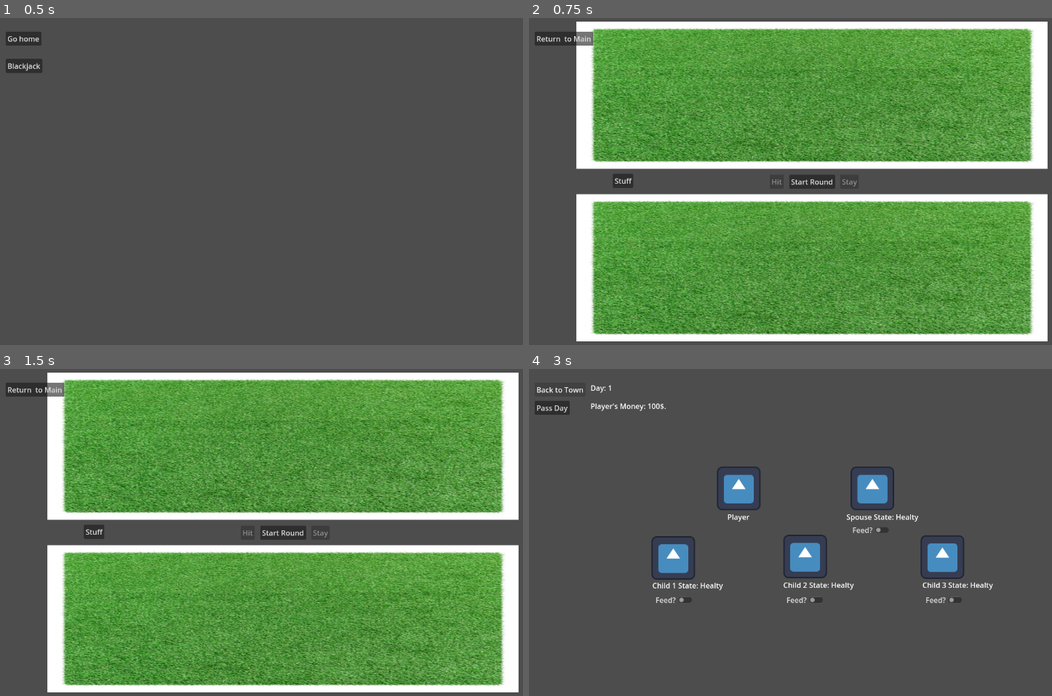
Above: before the commit, frames 1-4 (two rows, left to right).
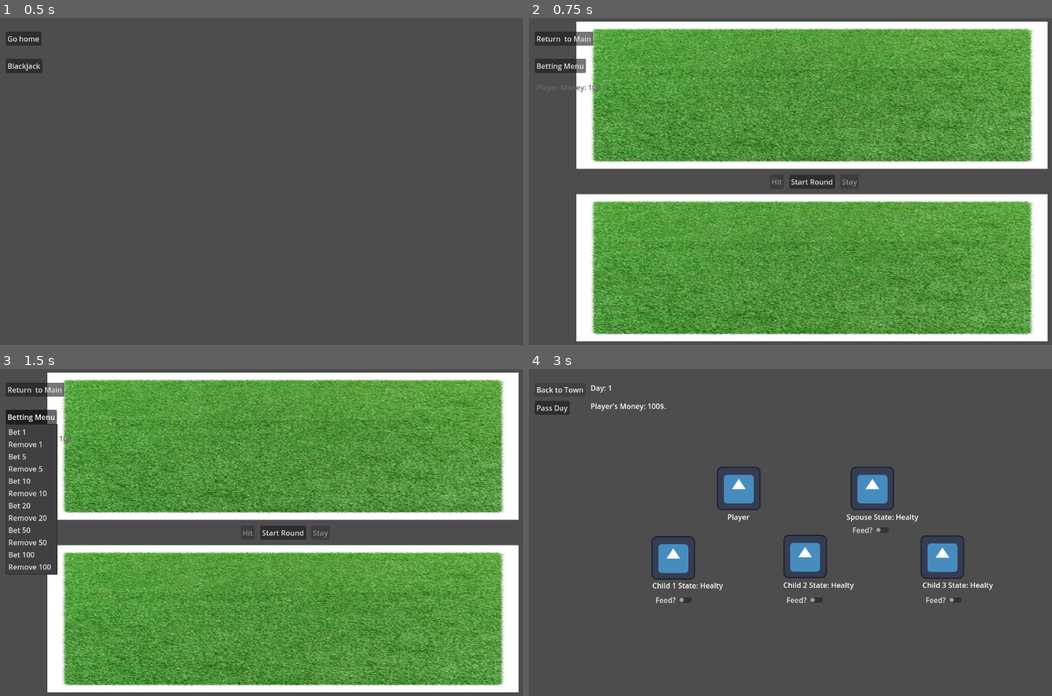
Above: after the commit, the same moments.

Repository: OwenFrakes/congressAppChallenge
Game: Godot game, scene res://Scenes/playerMovement.tscn
Two runs of this game, one before a commit and one after it. Both use one fixed random seed, a clock stepped at 60 frames per second and the inputs below. The engine's default icon, where the game draws it, is replaced by a stand-in: a white triangle on a blue panel in a dark square.
Inputs (mouse positions are in pixels of both pictures, inside the frame that each line leads up to):
- Up to frame 1 (0.5 s): no input
- Up to frame 2 (0.75 s): click "Blackjack" at 0.5 s
- Up to frame 3 (1.5 s): click (31, 418) at 1.25 s, where only the run after the commit has a clickable "Betting Menu"
- Up to frame 4 (3 s): click "Return to Main" at 2 s; click "Go home" at 2.75 s

Frame 1 is identical in both runs. In frame 2, 0.6% of the frame differs, in the area x 1-20%, y 12-52%; in frame 3, 2.0%, in the area x 1-20%, y 12-63%; in frame 4, nothing differs.

Commit message:
Full Betting Menu
Betting Menu can do all amounts, and interacts with the minigame.

Diff:
--- a/Scenes/blackjack.tscn
+++ b/Scenes/blackjack.tscn
@@ -4,7 +4,7 @@
 [ext_resource type="Script" path="res://Scripts/player.gd" id="2_h7nlf"]
 [ext_resource type="Script" path="res://Scripts/player_mover.gd" id="3_wl8o3"]
 [ext_resource type="Texture2D" uid="uid://bmdaurgbuqqbu" path="res://Resources/GreenMat.jpg" id="4_vls64"]
-[ext_resource type="Script" path="res://Scripts/bettingMenu.gd" id="5_7wrtk"]
+[ext_resource type="Script" path="res://Scenes/easyMoneyLabel.gd" id="5_5uryu"]
 
 [node name="Node2D" type="Node2D"]
 
@@ -63,14 +63,13 @@
 scale = Vector2(2, 0.9)
 texture = ExtResource("4_vls64")
 
-[node name="BetMenu" type="MenuButton" parent="."]
-offset_left = 202.0
-offset_top = 343.0
-offset_right = 210.0
-offset_bottom = 351.0
-text = "Stuff"
-flat = false
-script = ExtResource("5_7wrtk")
+[node name="PlayerMoneyCount" type="Label" parent="."]
+modulate = Color(0.427348, 0.412477, 0.408759, 1)
+offset_left = 34.0
+offset_top = 141.0
+offset_right = 74.0
+offset_bottom = 164.0
+script = ExtResource("5_5uryu")
 
 [connection signal="pressed" from="StartButton" to="BlackJackDealer" method="_on_start_button_pressed"]
 [connection signal="pressed" from="HitButton" to="BlackJackDealer" method="_on_hit_button_pressed"]
--- /dev/null
+++ b/Scenes/easyMoneyLabel.gd
@@ -0,0 +1,5 @@
+extends Label
+
+func _process(_delta: float) -> void:
+	await get_tree().create_timer(0.1).timeout
+	text = "Player Money: " + str(StaticPlayerVariables.globalPlayerMoney)
--- a/Scripts/betting.gd
+++ b/Scripts/betting.gd
@@ -4,6 +4,13 @@
 var playerBet = 0
 var playerAmount = 0
 var chips = []
+
+func _process(delta: float) -> void:
+	await get_tree().create_timer(0.1).timeout
+	StaticPlayerVariables.globalPlayerMoney = playerAmount
+
+func _exit_tree() -> void:
+	StaticPlayerVariables.globalPlayerMoney = playerAmount
 
 func _ready() -> void:
 	playerAmount = StaticPlayerVariables.globalPlayerMoney
@@ -34,8 +41,21 @@
 	var yOffset = 0
 	for chip in chips:
 		#chip.updateChipFace()
-		chip.position = Vector2(30, 700 - yOffset)
-		yOffset += 10
+		chip.position = Vector2(50, 650 - yOffset)
+		yOffset += 30
+
+func loseBet():
+	playerBet = 0
+	sortChips()
+
+# Guess what, you do returnMultiplyer < 1, and the eplayer loses money, rM > 1, they get money.
+func winBet(returnMultipler : float):
+	playerAmount += playerBet * returnMultipler
+	playerBet = 0
+	sortChips()
+
+func getPlayerBet():
+	return playerBet
 
 func addBet(value, tBet):
 	chips.push_back(makeChip(value))
@@ -48,19 +68,26 @@
 	chip.updateChipFace()
 	return chip
 
-func add1():
-	if(playerAmount >= 1):
-		print("Bet +1")
-		playerBet += 1
-		playerAmount -= 1
+func add(value):
+	var tempChip = Chip.new()
+	tempChip.setValue(value)
+	if(typeof(tempChip.getValue()) != TYPE_STRING && playerAmount >= value):
+		print("Bet +" + str(value))
+		playerBet += value
+		playerAmount -= value
 	else:
-		print("Player cannot afford $1")
+		print("Player cannot afford $" + str(value))
+	tempChip.free()
 	sortChips()
 
-func remove1():
-	if(playerBet >= 1):
-		playerAmount += 1
-		playerBet -= 1
+func remove(value):
+	var tempChip = Chip.new()
+	tempChip.setValue(value)
+	if(typeof(tempChip.getValue()) != TYPE_STRING && playerBet >= value):
+		print("Bet -" + str(value))
+		playerAmount += value
+		playerBet -= value
 	else:
-		print("Player has not bet enough to take out 1")
+		print("Player has not bet enough to take out " + str(value))
+	tempChip.free()
 	sortChips()
--- a/Scripts/bettingMenu.gd
+++ b/Scripts/bettingMenu.gd
@@ -1,21 +1,82 @@
 class_name BetMenu
 extends MenuButton
 
-var betNode
+var betNode : Betting
 
 # Called when the node enters the scene tree for the first time.
 func _ready() -> void:
+
+	#Move the bettingMenu to a proper position.
+	position = Vector2(30, 90)
+
+	#Make the text player readable.
+	text = "Betting Menu"
+	flat = false
+
+	#Get all the buttons setup.
 	betNode = Betting.new()
 	add_child(betNode)
 
+	# 1's
 	get_popup().add_item("Bet 1", 1)
 	get_popup().add_item("Remove 1", 2)
+	# 5's
+	get_popup().add_item("Bet 5", 3)
+	get_popup().add_item("Remove 5", 4)
+	# 10's
+	get_popup().add_item("Bet 10", 5)
+	get_popup().add_item("Remove 10", 6)
+	# 20's
+	get_popup().add_item("Bet 20", 7)
+	get_popup().add_item("Remove 20", 8)
+	# 50's
+	get_popup().add_item("Bet 50", 9)
+	get_popup().add_item("Remove 50", 10)
+	# 100's
+	get_popup().add_item("Bet 100", 11)
+	get_popup().add_item("Remove 100", 12)
+	#Connect via signal, this stuff is a mess.
 	get_popup().id_pressed.connect(_on_pressed)
 
 func _on_pressed(id: int):
 	print(str(id))
-	if(id == 1):
-		betNode.add1()
-	elif(id == 2):
-		betNode.remove1()
-	show_popup()
+	#Add ID signals.
+	match(id):
+		#Beginning of add ids.
+		1:
+			betNode.add(1)
+		3:
+			betNode.add(5)
+		5:
+			betNode.add(10)
+		7:
+			betNode.add(20)
+		9:
+			betNode.add(50)
+		11:
+			betNode.add(100)
+		#Begining of remove ids.
+		2:
+			betNode.remove(1)
+		4:
+			betNode.remove(5)
+		6:
+			betNode.remove(10)
+		8:
+			betNode.remove(20)
+		10:
+			betNode.remove(50)
+		12:
+			betNode.remove(100)
+
+func getBetNode():
+	return betNode
+
+func getPlayerBet():
+	return betNode.getPlayerBet()
+
+func disable():
+	disabled = true
+
+func enable():
+	disabled = false
--- a/Scripts/black_jack_dealer.gd
+++ b/Scripts/black_jack_dealer.gd
@@ -2,6 +2,8 @@
 
 var playerRef : Gambler
 var dealer : Gambler
+var betMenu : BetMenu
+var playerBet = 0
 
 func _ready():
 	#They may exist in script, but not the node tree, add them as children to actually use them.
@@ -9,53 +11,69 @@
 	add_child(dealer)
 	playerRef = Gambler.new()
 	add_child(playerRef)
+	betMenu = BetMenu.new()
+	add_child(betMenu)
 
 # Stage 1, 2 cards each, dealer has 1 face down. ---------------------------------------------------------
 func startRound():
-	#Make sure no other cards are in their hands, for whatever reason.
-	dealer.clearHand()
-	playerRef.clearHand()
+	playerBet = betMenu.getPlayerBet()
+	if(typeof(playerBet) == TYPE_NIL || playerBet < 1):
+		print("No bet, player can't play: " + str(playerBet))
+	else:
+		betMenu.disable()
+		#Make sure no other cards are in their hands, for whatever reason.
+		dealer.clearHand()
+		playerRef.clearHand()
 
-	#Start with 1 card, face up.
-	dealer.getCard(true)
-	playerRef.getCard(true)
+		#Start with 1 card, face up.
+		dealer.getCard(true)
+		playerRef.getCard(true)
 
-	#Arrange the hands.
-	arrangeDealerHand()
-	arrangePlayerHand()
+		#Arrange the hands.
+		arrangeDealerHand()
+		arrangePlayerHand()
 
-	print("started round")
+		print("started round")
 
-	#Disable the start round button, and wait 2 seconds before continuing.
-	toggleStartBtn(false)
-	await wait(1) # This is basically a sleep() method.
+		#Disable the start round button, and wait 2 seconds before continuing.
+		toggleStartBtn(false)
+		await wait(1) # This is basically a sleep() method.
 
-	#Next step to play blackjack.
-	dealer.getCard(false)
-	playerRef.getCard(true)
-	arrangeDealerHand()
-	arrangePlayerHand()
+		#Next step to play blackjack.
+		dealer.getCard(false)
+		playerRef.getCard(true)
+		arrangeDealerHand()
+		arrangePlayerHand()
 
-	#After last step, check if player or house has blackjack, otherwise continue.
-	#Blackjack is when the gambler's first 2 cards equals 21. Blackjack only ties against blackjack, not 21.
-	var playerBlackjack = false
-	var dealerBlackjack = false
-	if(handTotal(playerRef.getHand()) == 21):
-		playerBlackjack = true
-	if(handTotal(dealer.getHand()) == 21):
-		dealerBlackjack = true
+		#After last step, check if player or house has blackjack, otherwise continue.
+		#Blackjack is when the gambler's first 2 cards equals 21. Blackjack only ties against blackjack, not 21.
+		var playerBlackjack = false
+		var dealerBlackjack = false
+		if(handTotal(playerRef.getHand()) == 21):
+			playerBlackjack = true
+		if(handTotal(dealer.getHand()) == 21):
+			dealerBlackjack = true
 
-	if(playerBlackjack && dealerBlackjack):
-		print("Blackjack Tie")
-	elif(playerBlackjack):
-		print("Player Blackjack")
-	elif(dealerBlackjack):
-		print("Dealer Blackjack")
-
-	#Turn on the hit / stay buttons, after .5 second timeout/sleep.
-	await wait(.5)
-	#From here player chooses to hit or stay.
-	toggleHitStay(true) # End of startRound() ------------------------------------------------------------
+		if(playerBlackjack && dealerBlackjack):
+			print("Blackjack Tie")
+			toggleHitStay(false)
+			toggleStartBtn(true)
+			betMenu.enable()
+		elif(playerBlackjack):
+			print("Player Blackjack")
+			toggleHitStay(false)
+			toggleStartBtn(true)
+			betMenu.enable()
+		elif(dealerBlackjack):
+			print("Dealer Blackjack")
+			toggleHitStay(false)
+			toggleStartBtn(true)
+			betMenu.enable()
+		else:
+			#Turn on the hit / stay buttons, after .5 second timeout/sleep.
+			await wait(.5)
+			#From here player chooses to hit or stay.
+			toggleHitStay(true) # End of startRound() ------------------------------------------------------------
 
 # Player hits, or stays.
 # Add a card to the players hand, arrange, then check for blackjack or bust.
@@ -84,10 +102,16 @@
 
 	if(handTotal(dealer.getHand()) > 21):
 		print("Dealer bust")
+		betMenu.getBetNode().winBet(2)
+		betMenu.enable()
 	elif(handTotal(dealer.getHand()) > handTotal(playerRef.getHand())):
 		print("Player lost"+ str(handTotal(playerRef.getHand()))+"|Dealer's hand" + str(handTotal(dealer.getHand())))
+		betMenu.getBetNode().loseBet()
+		betMenu.enable()
 	else:
 		print("Player won over dealer. " + str(handTotal(playerRef.getHand())))
+		betMenu.getBetNode().winBet(2)
+		betMenu.enable()
 
 	toggleStartBtn(true) # End of playerStay() ----------------------------------------------------------
 
@@ -103,14 +127,12 @@
 func checkHand():
 	var playerTotal = handTotal(playerRef.getHand())
 
-	if(playerTotal == 21):
-		print("Blackjack")
-		toggleHitStay(false)
-		toggleStartBtn(true)
-	elif(playerTotal > 21):
+	if(playerTotal > 21):
 		print("Player Bust: " + str(handTotal))
 		toggleHitStay(false)
 		toggleStartBtn(true)
+		betMenu.getBetNode().loseBet()
+		betMenu.enable()
 	else:
 		print("Player under: " + str(handTotal))
 
--- a/Scripts/chip.gd
+++ b/Scripts/chip.gd
@@ -4,7 +4,7 @@
 
 # Called when the node enters the scene tree for the first time.
 func _ready() -> void:
-	set_scale(Vector2(0.1,0.1))
+	set_scale(Vector2(0.25,0.25))
 	sprite_frames = load("res://Resources/SpriteSheets/chips.tres")
 
 
